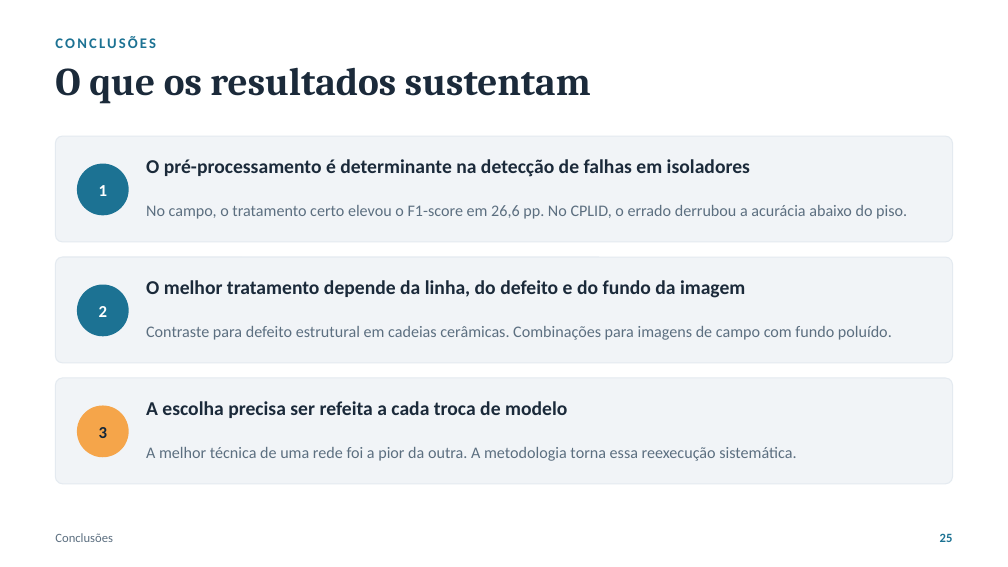
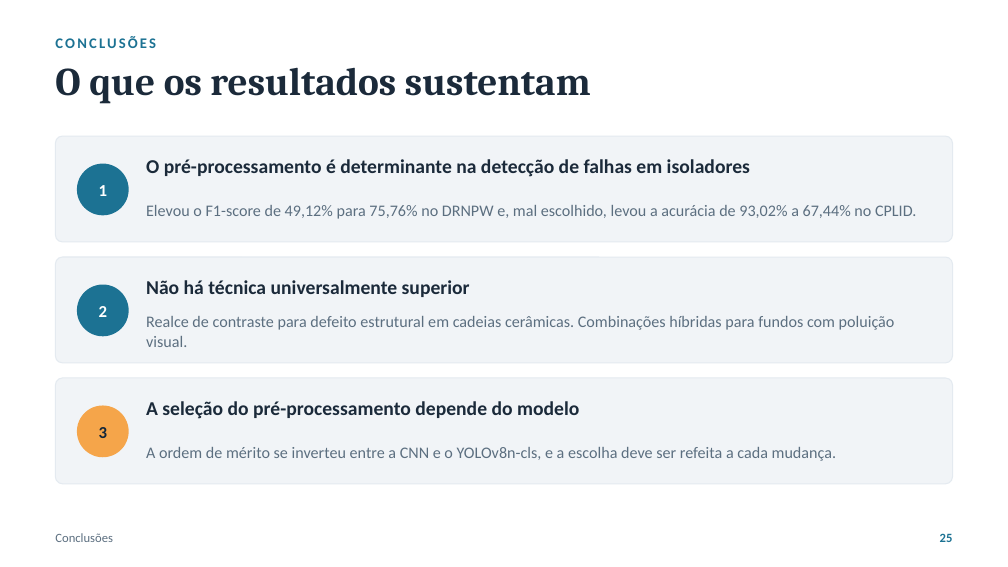
Before and after one commit to luanws/masters-thesis, a slide deck: slide 25 of presentation/defesa.pptx. Drawn at 1008x567 pixels with LibreOffice and Linux fonts; fonts in the diff are those of the drawing. Boxes give left, top, right and bottom in pixels: in the first picture for what was removed or moved away, otherwise in the second. Text is boxed around its words. In the diff, an @@ line names an element or a change of style, - is before the commit and + after.

Commit message:
apresentação

```diff
--- a/presentation/defesa.pptx
+++ b/presentation/defesa.pptx
@@ text at bbox=[146, 205, 916, 219]: text changed @@
-No campo, o tratamento certo elevou o F1-score em 26,6 pp. No CPLID, o errado derrubou a acurácia abaixo do piso.
+Elevou o F1-score de 49,12% para 75,76% no DRNPW e, mal escolhido, levou a acurácia de 93,02% a 67,44% no CPLID.
@@ text at bbox=[146, 280, 470, 297]: text changed @@
-O melhor tratamento depende da linha, do defeito e do fundo da imagem
+Não há técnica universalmente superior
@@ text at bbox=[146, 316, 895, 347]: text changed @@
-Contraste para defeito estrutural em cadeias cerâmicas. Combinações para imagens de campo com fundo poluído.
+Realce de contraste para defeito estrutural em cadeias cerâmicas. Combinações híbridas para fundos com poluição visual.
@@ text at bbox=[146, 401, 579, 419]: text changed @@
-A escolha precisa ser refeita a cada troca de modelo
+A seleção do pré-processamento depende do modelo
@@ text at bbox=[146, 447, 836, 461]: text changed @@
-A melhor técnica de uma rede foi a pior da outra. A metodologia torna essa reexecução sistemática.
+A ordem de mérito se inverteu entre a CNN e o YOLOv8n-cls, e a escolha deve ser refeita a cada mudança.
```
Also in this commit, not shown: 19 other slides changed, 6 slides added, 13 slides removed, 3 other files.
